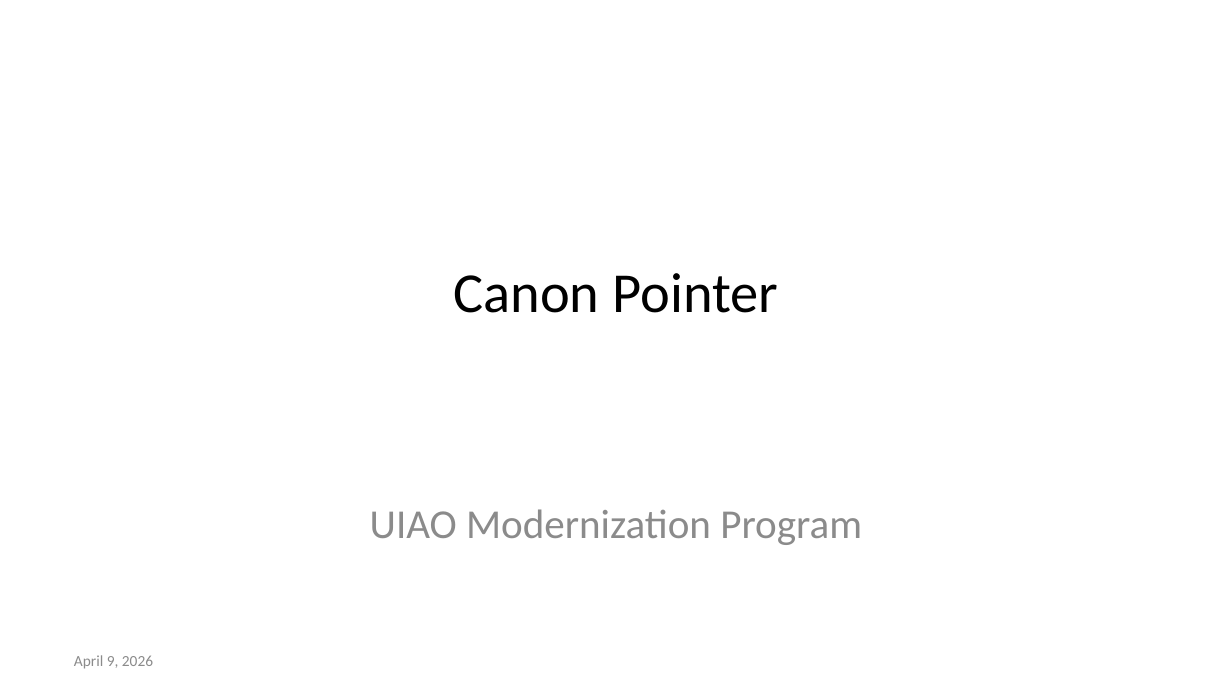
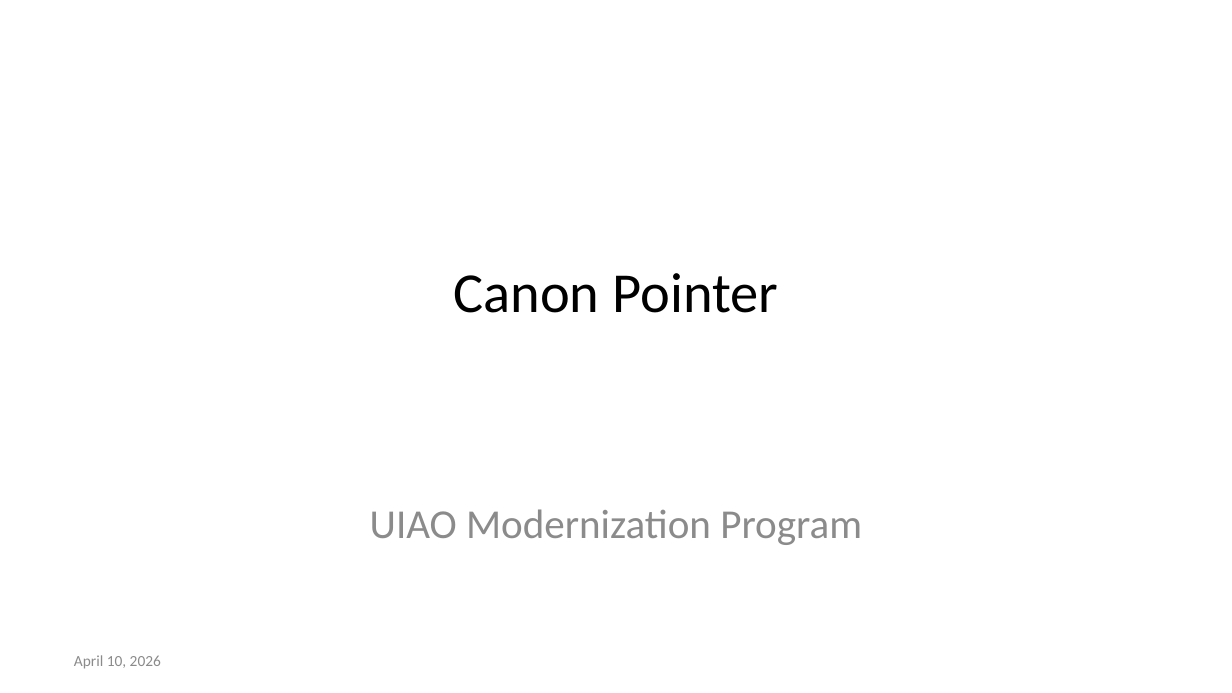
Before and after one commit to WhalerMike/uiao, a slide deck: slide 1 of exports/quarto/pptx/CANON_POINTER.pptx. Drawn at 1232x693 pixels with LibreOffice and Linux fonts; fonts in the diff are those of the drawing. Boxes give left, top, right and bottom in pixels: in the first picture for what was removed or moved away, otherwise in the second. Text is boxed around its words. In the diff, an @@ line names an element or a change of style, - is before the commit and + after.

```diff
--- a/exports/quarto/pptx/CANON_POINTER.pptx
+++ b/exports/quarto/pptx/CANON_POINTER.pptx
@@ text at box(74, 655, 161, 669): text changed @@
-April 9, 2026
+April 10, 2026
```
Also in this commit, not shown: 8 other files.
